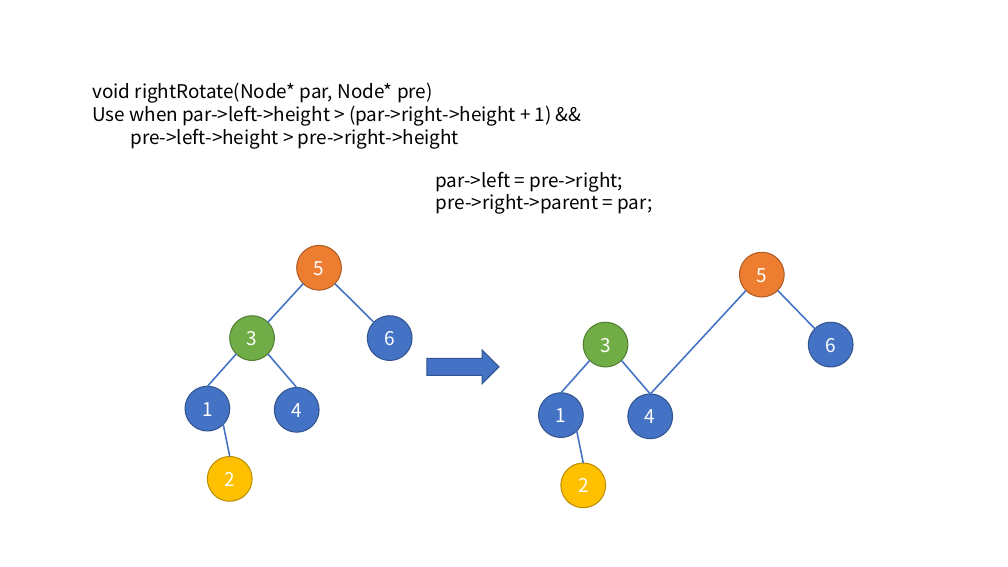
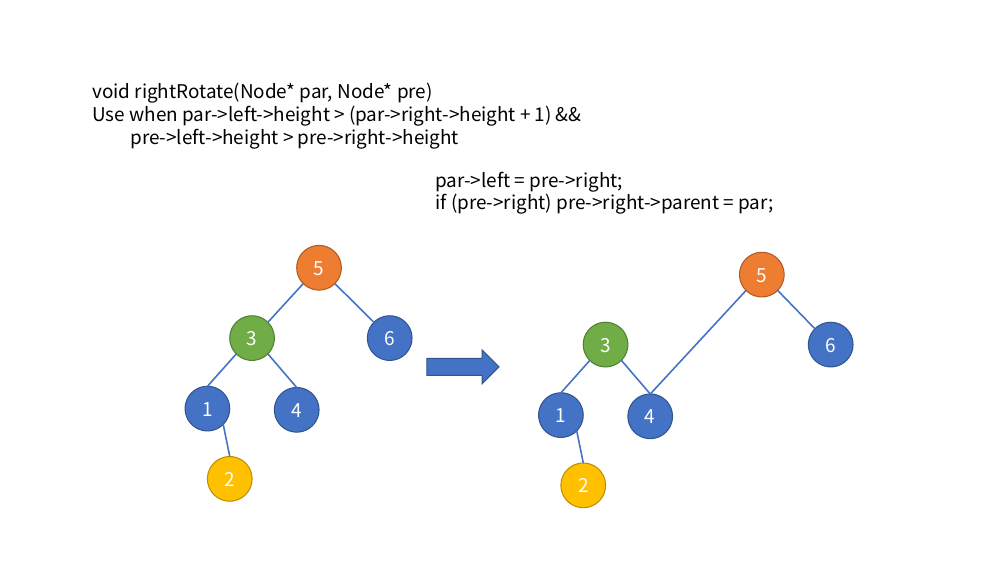
Before and after one commit to blacksea3/C--STL-test, a slide deck: slide 10 of other/CppAlgs/AVLtree.pptx. Drawn at 1008x567 pixels with LibreOffice and Linux fonts; fonts in the diff are those of the drawing. Boxes give left, top, right and bottom in pixels: in the first picture for what was removed or moved away, otherwise in the second. Text is boxed around its words. In the diff, an @@ line names an element or a change of style, - is before the commit and + after.

```diff
--- a/other/CppAlgs/AVLtree.pptx
+++ b/other/CppAlgs/AVLtree.pptx
@@ text at bbox=[436, 190, 773, 214]: text changed @@
-pre->right->parent = par;
+if (pre->right) pre->right->parent = par;
```
Also in this commit, not shown: 11 other slides changed, 8 other files.
